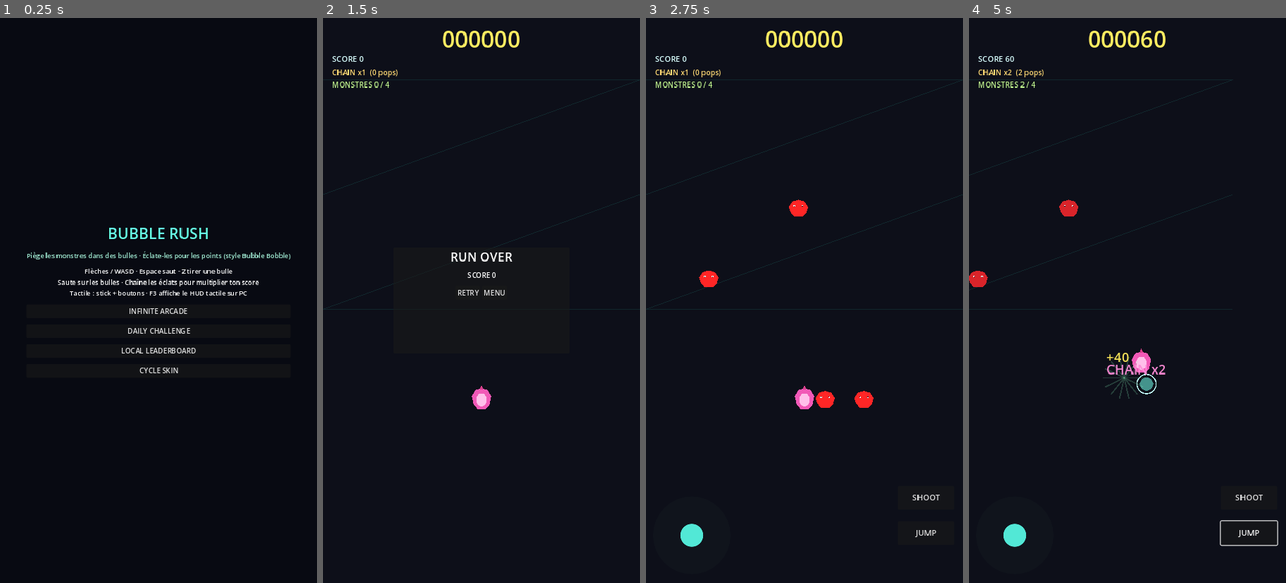
Above: before the commit, frames 1-4 (left to right).
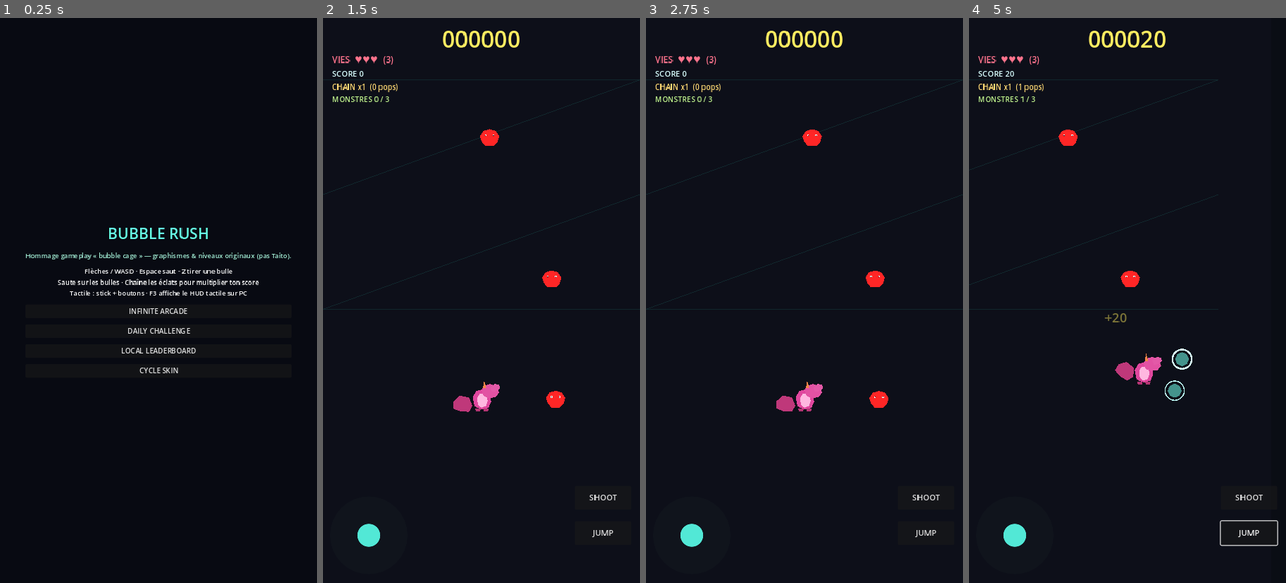
Above: after the commit, the same moments.

Repository: NateDjan/myapp
Game: Godot game, scene res://scenes/main.tscn
Same seed, same stepped clock (60 frames per second), same inputs: the game is played once before the commit and once after it.
Inputs (mouse positions are in pixels of both pictures, inside the frame that each line leads up to):
- Up to frame 1 (0.25 s): no input
- Up to frame 2 (1.5 s): click "CYCLE SKIN" at 0.5 s; click "INFINITE ARCADE" at 1.25 s
- Up to frame 3 (2.75 s): click (791, 294) at 2 s, where only the run before the commit has a clickable "RETRY"
- Up to frame 4 (5 s): click "SHOOT" at 2.75 s; click "JUMP" at 3.5 s; tap Enter (ui_accept) at 4.25, 4.52 s; move the mouse to (1197, 272) at 4.27 s; hold Right (ui_right) from 4.28 s (still down); tap Z at 4.35 s; click (1197, 272) at 4.42 s

The runs differ from the first frame. In frame 1, 0.5% of the frame differs, in the area x 8-92%, y 41-48%; in frame 2, 2.0%; in frame 3, 1.8%; in frame 4, 2.2%, in the area x 0-71%, y 2-68%.

Commit message:
Bubble homage: dragon head/tail sprite, lives, easier pops & waves
- Rebuild player as side-view dragon (tail, body, belly, head, snout, horn, feet)
  with tail wag animation and blink during i-frames.
- Add 3 lives with respawn, hurt cooldown, and damage invulnerability like arcade.
- Widen bubbled-enemy pop radius and aim from chest; slower enemy patrol.
- Gentler wave counts (3–12); smaller hurt radius vs monsters.
- HUD hearts row; subtitle clarifies original assets (not Taito).

Co-authored-by: NateDjan <NateDjan@users.noreply.github.com>

Diff:
--- a/game/project.godot
+++ b/game/project.godot
@@ -5,7 +5,7 @@
 
 [application]
 config/name="Bubble Rush"
-config/description="Minimalist neon arcade: trap, pop, combo."
+config/description="Hommage « cage à bulles » — dragons, bulles, score ; graphismes originaux."
 run/main_scene="res://scenes/main.tscn"
 config/features=PackedStringArray("4.3", "Forward Plus")
 config/icon="res://icon.svg"
--- a/game/scenes/main.tscn
+++ b/game/scenes/main.tscn
@@ -163,7 +163,7 @@
 horizontal_alignment = 1
 theme_override_font_sizes/font_size = 15
 theme_override_colors/font_color = Color(0.65, 0.95, 0.85, 1)
-text = "Piège les monstres dans des bulles · Éclate-les pour les points (style Bubble Bobble)"
+text = "Hommage gameplay « bubble cage » — graphismes & niveaux originaux (pas Taito)."
 
 [node name="Hint" type="Label" parent="CanvasTitle/CenterContainer/VBoxContainer"]
 horizontal_alignment = 1
@@ -202,13 +202,18 @@
 anchors_preset = 10
 anchor_right = 1.0
 offset_top = 76.0
-offset_bottom = 196.0
+offset_bottom = 224.0
 grow_horizontal = 2
 theme_override_constants/margin_left = 20
 theme_override_constants/margin_top = 4
 theme_override_constants/margin_right = 20
 
 [node name="VBox" type="VBoxContainer" parent="CanvasHUD/MarginContainer"]
+
+[node name="Lives" type="Label" parent="CanvasHUD/MarginContainer/VBox"]
+theme_override_font_sizes/font_size = 20
+text = "VIES  ♥♥♥  (3)"
+theme_override_colors/font_color = Color(1, 0.45, 0.55, 1)
 
 [node name="Score" type="Label" parent="CanvasHUD/MarginContainer/VBox"]
 theme_override_font_sizes/font_size = 18
--- a/game/scenes/player.tscn
+++ b/game/scenes/player.tscn
@@ -3,33 +3,67 @@
 [ext_resource type="Script" path="res://scripts/player.gd" id="1_player"]
 
 [sub_resource type="CapsuleShape2D" id="CapsuleShape2D_player"]
-radius = 13.0
-height = 26.0
+radius = 12.0
+height = 22.0
 
 [node name="Player" type="CharacterBody2D"]
 collision_layer = 2
 collision_mask = 9
 floor_stop_on_slope = true
-floor_snap_length = 36.0
+floor_snap_length = 48.0
 script = ExtResource("1_player")
 
 [node name="Flip" type="Node2D" parent="."]
 
+[node name="Tail" type="Polygon2D" parent="Flip"]
+z_index = -2
+position = Vector2(-14, 6)
+color = Color(0.12, 0.62, 0.38, 1)
+polygon = PackedVector2Array(-36, 14, -52, 4, -48, -12, -32, -22, -12, -14, -8, 6, -18, 18)
+
 [node name="Body" type="Polygon2D" parent="Flip"]
-color = Color(0.2, 0.85, 0.55, 1)
-polygon = PackedVector2Array(-18, 10, -22, -8, -14, -22, 0, -26, 14, -22, 22, -8, 18, 12, 8, 22, -8, 22)
+z_index = 0
+color = Color(0.18, 0.78, 0.48, 1)
+polygon = PackedVector2Array(-16, 14, -20, -6, -12, -20, 4, -24, 18, -18, 22, 4, 16, 18, 2, 22, -10, 18)
 
 [node name="Belly" type="Polygon2D" parent="Flip"]
-color = Color(0.95, 0.98, 0.55, 1)
-polygon = PackedVector2Array(-10, 10, -12, -4, -6, -14, 6, -14, 12, -4, 10, 10, 0, 16)
+z_index = 1
+color = Color(0.98, 0.96, 0.45, 1)
+polygon = PackedVector2Array(-8, 12, -10, -4, -4, -14, 10, -12, 14, 2, 10, 14, 0, 18)
+
+[node name="Head" type="Polygon2D" parent="Flip"]
+z_index = 2
+position = Vector2(10, -18)
+color = Color(0.2, 0.82, 0.52, 1)
+polygon = PackedVector2Array(-6, 8, -10, -4, -4, -14, 10, -18, 24, -12, 30, 2, 22, 12, 8, 14, -4, 10)
+
+[node name="Snout" type="Polygon2D" parent="Flip"]
+z_index = 3
+position = Vector2(28, -24)
+color = Color(0.22, 0.85, 0.55, 1)
+polygon = PackedVector2Array(-4, 6, 8, 4, 14, -2, 12, -10, 2, -12, -8, -4)
 
 [node name="Horn" type="Polygon2D" parent="Flip"]
-color = Color(0.95, 0.55, 0.35, 1)
-polygon = PackedVector2Array(-4, -24, 0, -34, 4, -24)
+z_index = 3
+position = Vector2(6, -36)
+color = Color(0.95, 0.5, 0.28, 1)
+polygon = PackedVector2Array(-3, 10, 0, -8, 5, 10)
+
+[node name="FootL" type="Polygon2D" parent="Flip"]
+z_index = 1
+position = Vector2(-8, 20)
+color = Color(0.14, 0.55, 0.34, 1)
+polygon = PackedVector2Array(-6, 0, 6, 0, 5, 6, -5, 6)
+
+[node name="FootR" type="Polygon2D" parent="Flip"]
+z_index = 1
+position = Vector2(10, 20)
+color = Color(0.14, 0.55, 0.34, 1)
+polygon = PackedVector2Array(-6, 0, 6, 0, 5, 6, -5, 6)
 
 [node name="CollisionShape2D" type="CollisionShape2D" parent="."]
-position = Vector2(0, 2)
+position = Vector2(2, 4)
 shape = SubResource("CapsuleShape2D_player")
 
 [node name="Muzzle" type="Marker2D" parent="."]
-position = Vector2(24, -8)
+position = Vector2(34, -14)
--- a/game/scripts/enemy.gd
+++ b/game/scripts/enemy.gd
@@ -6,9 +6,9 @@
 
 enum State { ROAM, CHASE, BUBBLED }
 
-const POP_DISTANCE := 44.0
+const POP_DISTANCE := 76.0
 
-@export var move_speed: float = 72.0
+@export var move_speed: float = 56.0
 @export var max_hp: int = 1
 @export var is_boss: bool = false
 
@@ -74,8 +74,10 @@
 func _try_pop_by_player() -> void:
 	if _player == null or _stomp_cd > 0.0:
 		return
-	if global_position.distance_to(_player.global_position) < POP_DISTANCE:
-		_stomp_cd = 0.32
+	# Zone large : buste / corne (comme sauter dans la bulle).
+	var aim := _player.global_position + Vector2(0.0, -16.0)
+	if aim.distance_to(global_position) < POP_DISTANCE:
+		_stomp_cd = 0.22
 		_apply_bubble_stomp()
 
 
--- a/game/scripts/level_manager.gd
+++ b/game/scripts/level_manager.gd
@@ -1,9 +1,10 @@
 extends Node
-## Bubble Bobble–style rounds: clear every monster on screen; difficulty ramps.
+## Hommage « cage à bulles » : vides tout l’écran ; vies comme à l’arcade.
 
 signal level_cleared(level: int, rank: String, score: int)
 signal game_over(final_score: int)
 signal kills_updated(done: int, target: int)
+signal lives_changed(lives: int)
 
 const ENEMY_SCENE := preload("res://scenes/enemy.tscn")
 const POWERUP_SCENE := preload("res://scenes/powerup.tscn")
@@ -20,6 +21,9 @@
 var active: bool = false
 var level_elapsed: float = 0.0
 var _hurt_cd: float = 0.0
+var lives: int = 3
+const RESPAWN := Vector2(360, 965)
+const PLAYER_HURT_RADIUS := 18.0
 
 @onready var enemies_holder: Node2D = $"../Enemies"
 @onready var bubbles_holder: Node2D = $"../Bubbles"
@@ -47,6 +51,8 @@
 	difficulty = 1.0
 	kills_done = 0
 	level_elapsed = 0.0
+	lives = 3
+	lives_changed.emit(lives)
 	if ComboManager:
 		ComboManager.reset_run()
 	_plan_wave()
@@ -72,8 +78,7 @@
 
 
 func _wave_enemy_count() -> int:
-	## Few more monsters each round — capped like arcade cabinets.
-	return clampi(3 + level_index, 4, 14)
+	return clampi(2 + level_index, 3, 12)
 
 
 func _plan_wave() -> void:
@@ -221,14 +226,30 @@
 func _check_player_hit() -> void:
 	if _hurt_cd > 0.0:
 		return
+	if player.has_method("is_damage_invulnerable") and player.is_damage_invulnerable():
+		return
 	for e in enemies_holder.get_children():
 		if not e.is_in_group("enemies"):
 			continue
 		if int(e.get("state")) == ENEMY_STATE_BUBBLED:
 			continue
-		if player.global_position.distance_to(e.global_position) < 26.0:
-			_trigger_game_over()
+		if player.global_position.distance_to(e.global_position) < PLAYER_HURT_RADIUS:
+			_player_hit()
 			return
+
+
+func _player_hit() -> void:
+	lives -= 1
+	lives_changed.emit(lives)
+	if is_instance_valid(player):
+		player.set("iframes_sec", 3.2)
+		player.global_position = RESPAWN
+		player.velocity = Vector2.ZERO
+	_hurt_cd = 2.8
+	if ArcadeSfx:
+		ArcadeSfx.play_hurt()
+	if lives <= 0:
+		_trigger_game_over()
 
 
 func _trigger_game_over() -> void:
--- a/game/scripts/main.gd
+++ b/game/scripts/main.gd
@@ -30,6 +30,8 @@
 		level_manager.level_cleared.connect(_on_level_cleared)
 		level_manager.game_over.connect(_on_game_over)
 		level_manager.kills_updated.connect(_on_kills)
+		if level_manager.has_signal("lives_changed"):
+			level_manager.lives_changed.connect(_on_lives)
 	_connect_title_buttons()
 	_connect_rank_buttons()
 	_connect_go_buttons()
@@ -152,6 +154,15 @@
 
 func _on_kills(done: int, target: int) -> void:
 	hud_layer.get_node("MarginContainer/VBox/Wave").text = "MONSTRES %d / %d" % [done, target]
+
+
+func _on_lives(n: int) -> void:
+	var lab: Label = hud_layer.get_node_or_null("MarginContainer/VBox/Lives") as Label
+	if lab:
+		var hearts := ""
+		for _i in range(clampi(n, 0, 9)):
+			hearts += "♥"
+		lab.text = "VIES  %s  (%d)" % [hearts, n]
 
 
 func _refresh_hud() -> void:
--- a/game/scripts/player.gd
+++ b/game/scripts/player.gd
@@ -1,11 +1,14 @@
 extends CharacterBody2D
-## Minimal controls: move, jump, shoot; powerups tweak cadence and bubble style.
+## Dragon joueur (hommage Bubble Bobble — graphismes originaux). Tête + queue animée.
 
 const BUBBLE_SCENE := preload("res://scenes/bubble.tscn")
 
-@export var base_speed: float = 260.0
-@export var jump_velocity: float = -420.0
-@export var shoot_cooldown: float = 0.38
+@export var base_speed: float = 300.0
+@export var jump_velocity: float = -400.0
+@export var shoot_cooldown: float = 0.26
+
+## Invulnérabilité après dégât (réglée par LevelManager).
+var iframes_sec: float = 0.0
 
 var facing: float = 1.0
 var _shoot_cd: float = 0.0
@@ -19,9 +22,14 @@
 
 @onready var muzzle: Marker2D = $Muzzle
 @onready var flip: Node2D = $Flip
+@onready var tail_poly: Polygon2D = $Flip/Tail
 @onready var body_poly: Polygon2D = $Flip/Body
 @onready var belly_poly: Polygon2D = $Flip/Belly
+@onready var head_poly: Polygon2D = $Flip/Head
+@onready var snout_poly: Polygon2D = $Flip/Snout
 @onready var horn_poly: Polygon2D = $Flip/Horn
+@onready var foot_l: Polygon2D = $Flip/FootL
+@onready var foot_r: Polygon2D = $Flip/FootR
 
 
 func _input(event: InputEvent) -> void:
@@ -36,11 +44,22 @@
 func _ready() -> void:
 	add_to_group("player")
 	collision_layer = 2
-	collision_mask = 1 + 8 # world + bubble platforms
+	collision_mask = 1 + 8
 	apply_skin(UpgradeStore.selected_skin if UpgradeStore else "default")
 
 
+func _process(_delta: float) -> void:
+	if tail_poly:
+		tail_poly.rotation = sin(Time.get_ticks_msec() * 0.005) * 0.4
+	if flip:
+		if iframes_sec > 0.0:
+			flip.modulate = Color(1.0, 1.0, 1.0, 0.45 + 0.45 * sin(Time.get_ticks_msec() * 0.025))
+		else:
+			flip.modulate = Color(1, 1, 1, 1)
+
+
 func _physics_process(delta: float) -> void:
+	iframes_sec = maxf(0.0, iframes_sec - delta)
 	_shoot_cd = maxf(0.0, _shoot_cd - delta)
 	_slow_timer = maxf(0.0, _slow_timer - delta)
 	_freeze_emit_timer = maxf(0.0, _freeze_emit_timer - delta)
@@ -51,10 +70,10 @@
 	if dir != 0.0:
 		facing = signf(dir)
 	if muzzle:
-		muzzle.position.x = 24.0 * facing
+		muzzle.position.x = 34.0 * facing
 	if flip:
 		flip.scale.x = facing
-	velocity.x = move_toward(velocity.x, dir * sp, sp * 10.0 * delta)
+	velocity.x = move_toward(velocity.x, dir * sp, sp * 14.0 * delta)
 
 	var on_floor_before := is_on_floor()
 	if not on_floor_before:
@@ -76,7 +95,7 @@
 
 func _read_move_axis() -> float:
 	var x := Input.get_axis("ui_left", "ui_right")
-	if absf(x) < 0.2:
+	if absf(x) < 0.18:
 		x = 0.0
 	if TouchInput and absf(TouchInput.move_axis) > 0.08:
 		x = TouchInput.move_axis
@@ -107,7 +126,7 @@
 
 func _shoot_bubbles() -> void:
 	var count := maxi(1, _multi_shots)
-	var spread := deg_to_rad(12.0)
+	var spread := deg_to_rad(10.0)
 	var base_dir := Vector2(facing, 0)
 	for i in count:
 		var ang := spread * (float(i) - float(count - 1) * 0.5)
@@ -129,7 +148,7 @@
 	else:
 		get_parent().add_child(bubble)
 	bubble.global_position = muzzle.global_position
-	var spd := 380.0 * (0.92 if _slow_timer > 0.0 else 1.0)
+	var spd := 340.0 * (0.92 if _slow_timer > 0.0 else 1.0)
 	if bubble.has_method("configure"):
 		bubble.call("configure", d, spd, _next_giant, _next_electric)
 	_next_giant = false
@@ -137,7 +156,6 @@
 
 
 func apply_powerup(kind: int) -> void:
-	# Matches powerup.gd Kind enum order.
 	match kind:
 		0:
 			_multi_shots = 3
@@ -163,17 +181,38 @@
 		return
 	match skin:
 		"magenta":
-			body_poly.color = Color(0.95, 0.35, 0.72, 1.0)
-			belly_poly.color = Color(1.0, 0.75, 0.92, 1.0)
-			horn_poly.color = Color(0.85, 0.25, 0.55, 1.0)
+			_set_dragon_colors(
+				Color(0.88, 0.28, 0.62, 1.0),
+				Color(1.0, 0.72, 0.88, 1.0),
+				Color(0.75, 0.22, 0.48, 1.0)
+			)
 		"lime":
-			body_poly.color = Color(0.35, 0.92, 0.42, 1.0)
-			belly_poly.color = Color(0.95, 1.0, 0.65, 1.0)
-			horn_poly.color = Color(0.25, 0.72, 0.35, 1.0)
+			_set_dragon_colors(
+				Color(0.32, 0.85, 0.38, 1.0),
+				Color(0.92, 1.0, 0.55, 1.0),
+				Color(0.22, 0.65, 0.32, 1.0)
+			)
 		_:
-			body_poly.color = Color(0.22, 0.82, 0.58, 1.0)
-			belly_poly.color = Color(0.96, 0.98, 0.55, 1.0)
-			horn_poly.color = Color(0.92, 0.52, 0.32, 1.0)
+			_set_dragon_colors(
+				Color(0.18, 0.78, 0.48, 1.0),
+				Color(0.98, 0.96, 0.45, 1.0),
+				Color(0.12, 0.62, 0.38, 1.0)
+			)
+
+
+func _set_dragon_colors(body: Color, belly: Color, tail_dark: Color) -> void:
+	body_poly.color = body
+	belly_poly.color = belly
+	head_poly.color = body.lightened(0.06)
+	snout_poly.color = body.lightened(0.1)
+	horn_poly.color = Color(0.95, 0.52, 0.28, 1.0)
+	tail_poly.color = tail_dark
+	foot_l.color = tail_dark.darkened(0.05)
+	foot_r.color = tail_dark.darkened(0.05)
+
+
+func is_damage_invulnerable() -> bool:
+	return iframes_sec > 0.0
 
 
 func is_slow_active() -> bool:
